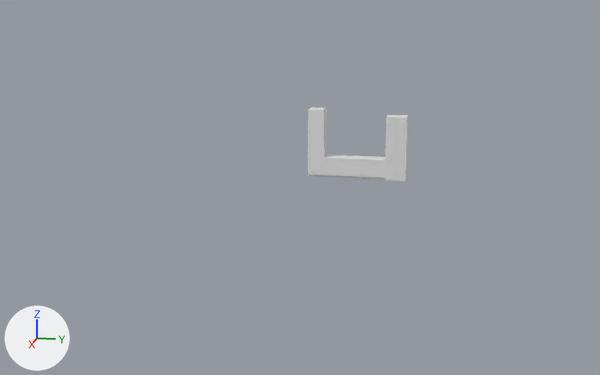
A saved change to the Blender file All_labs/Modeling/kitchen_v3.blend.
Camera for both pictures: a 50 mm camera at (107.7, 15.2, 20.3) aimed at (5.7, -5.2, -5.2). Every picture has the same lights, and +X, +Y and +Z are marked at lower left. The picture after the commit comes second.

In view in the first picture: 'front_shelfs'.
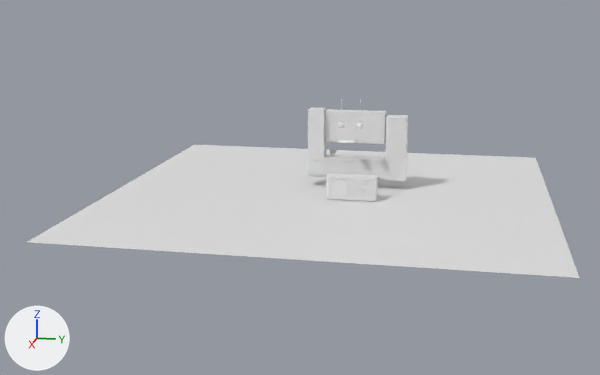
Location of each change, (x1, y1, x2, y2) in pixels of the pictures (600 x 375 px):
'floor', shown
    after: (28, 145, 580, 278)
'back_shelfs', shown
    after: (325, 109, 386, 144)
'single_shelf', shown
    after: (326, 173, 378, 201)
'lamps', shown
    after: (338, 99, 364, 129)

The change in detail:
Object 'lamps' (ob_lamps) is now shown.
Object 'back_shelfs' (ob_back_shelfs) is now shown.
Object 'floor' (ob_floor) is now shown.
Object 'single_shelf' (ob_single_shelf) is now shown.
